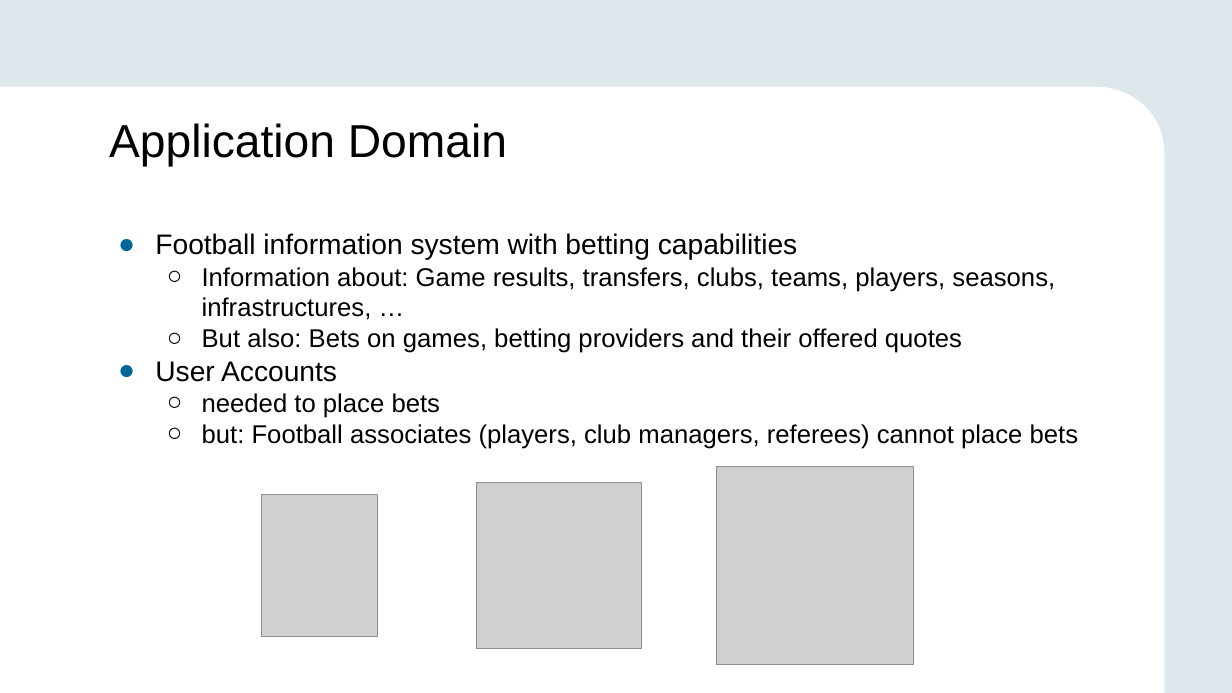
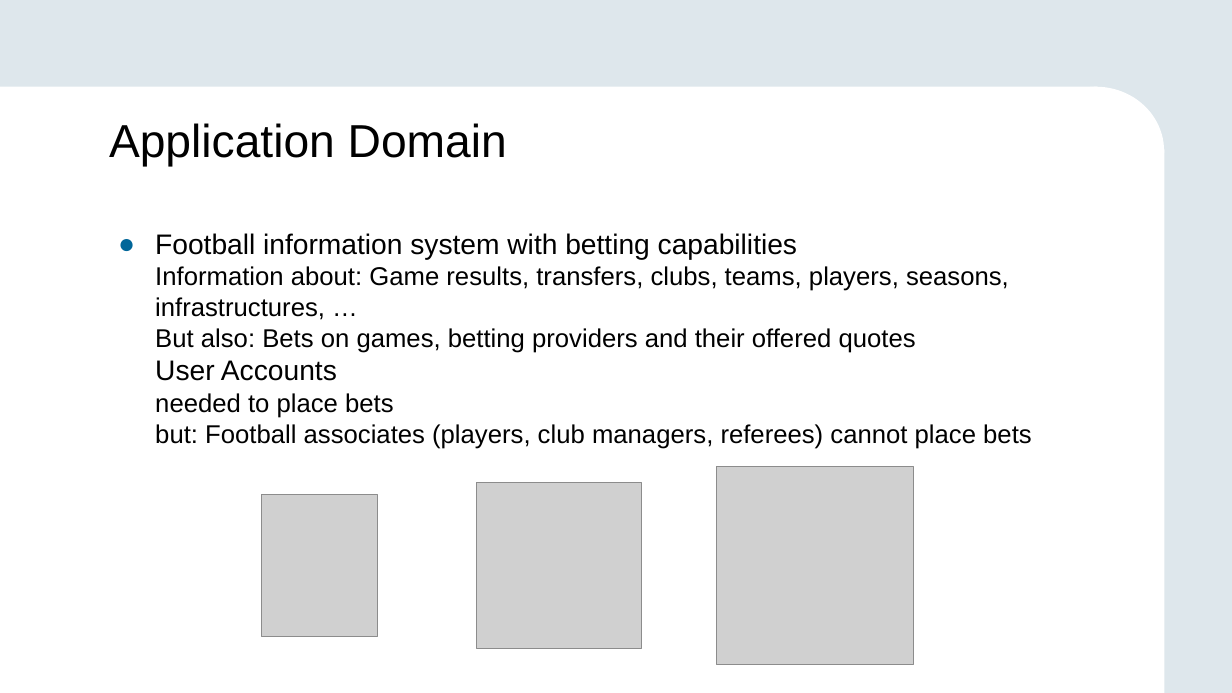
Before and after one commit to GreenfishK/SAIKS, a slide deck: slide 2 of Presentations/SAIKS Assignment final.pptx. Drawn at 1232x693 pixels with LibreOffice and Linux fonts; fonts in the diff are those of the drawing; grey boxes stand for pictures; background and template pictures are left out. Boxes give left, top, right and bottom in pixels: in the first picture for what was removed or moved away, otherwise in the second. Text is boxed around its words. In the diff, an @@ line names an element or a change of style, - is before the commit and + after.

Commit message:
Update final presentation

```diff
--- a/Presentations/SAIKS Assignment final.pptx
+++ b/Presentations/SAIKS Assignment final.pptx
@@ text at (155,233,1032,449): text changed @@
-● Football information system with betting capabilities
-  ○ Information about: Game results, transfers, clubs, teams, players, seasons, infrastructures, …
-  ○ But also: Bets on games, betting providers and their offered quotes
-● User Accounts
-  ○ needed to place bets
-  ○ but: Football associates (players, club managers, referees) cannot place bets
+● Football information system with betting capabilities
+  Information about: Game results, transfers, clubs, teams, players, seasons, infrastructures, …
+  But also: Bets on games, betting providers and their offered quotes
+  User Accounts
+  needed to place bets
+  but: Football associates (players, club managers, referees) cannot place bets
```
Also in this commit, not shown: 6 other slides changed, 1 slide added.
